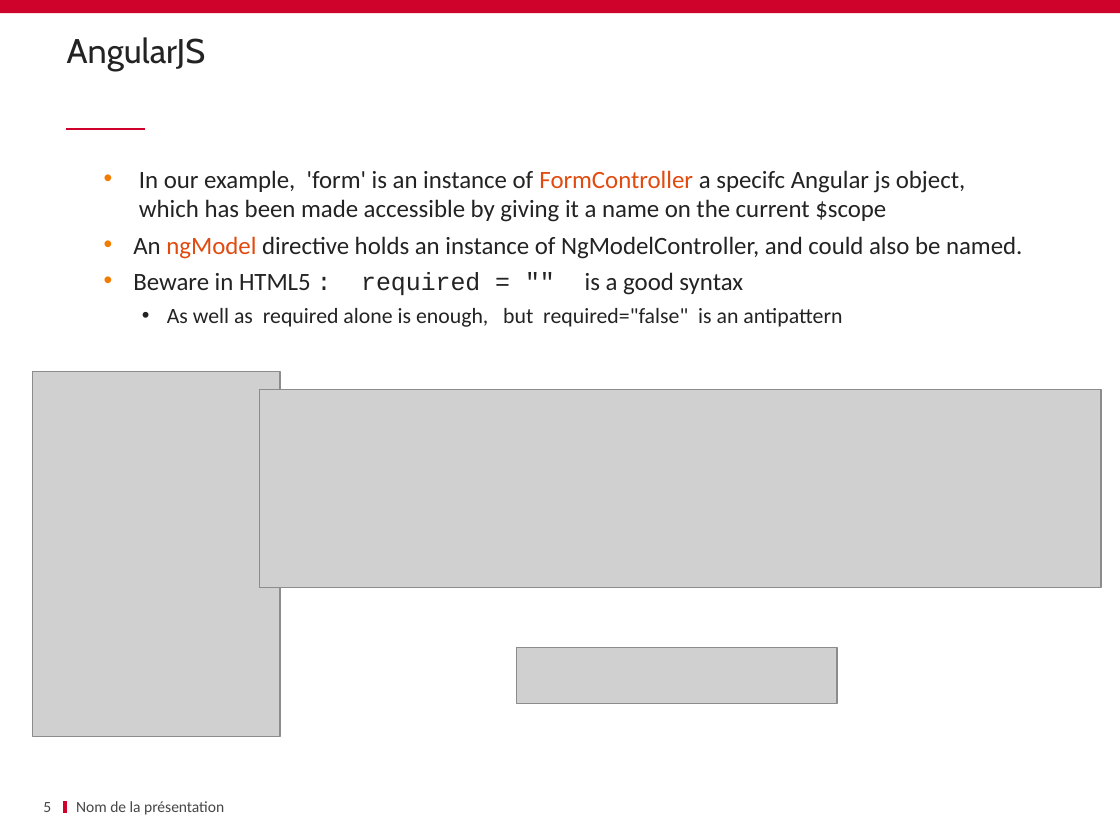
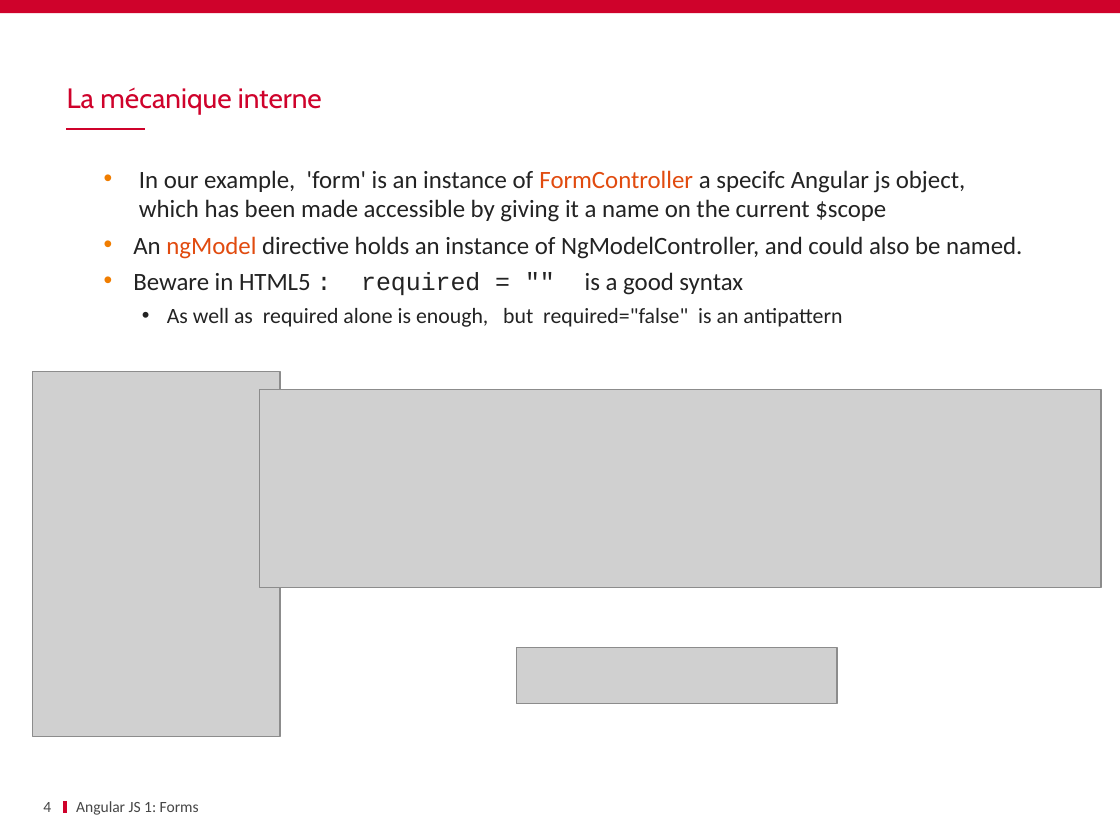
Before and after one commit to schassande/formation-angularjs1, a slide deck: slide 4 of Jour1/06 Forms/FORMS.pptx (slide 5 before the commit). Drawn at 1120x840 pixels with LibreOffice and Linux fonts; fonts in the diff are those of the drawing; grey boxes stand for pictures; background and template pictures are left out. Boxes give left, top, right and bottom in pixels: in the first picture for what was removed or moved away, otherwise in the second. Text is boxed around its words. In the diff, an @@ line names an element or a change of style, - is before the commit and + after.

Commit message:
Nettoyage des slides forms

```diff
--- a/Jour1/06 Forms/FORMS.pptx
+++ b/Jour1/06 Forms/FORMS.pptx
@@ title removed at (67, 37, 206, 71) @@
-AngularJS
@@ text added at (67, 87, 322, 114), 18 pt, text #CF022B @@
+La mécanique interne
@@ page number at (43, 802, 51, 812): text changed @@
-5
+4
@@ text at (76, 801, 199, 815): text changed @@
-Nom de la présentation
+Angular JS 1: Forms
```
Also in this commit, not shown: 23 other slides changed, 3 slides removed.
